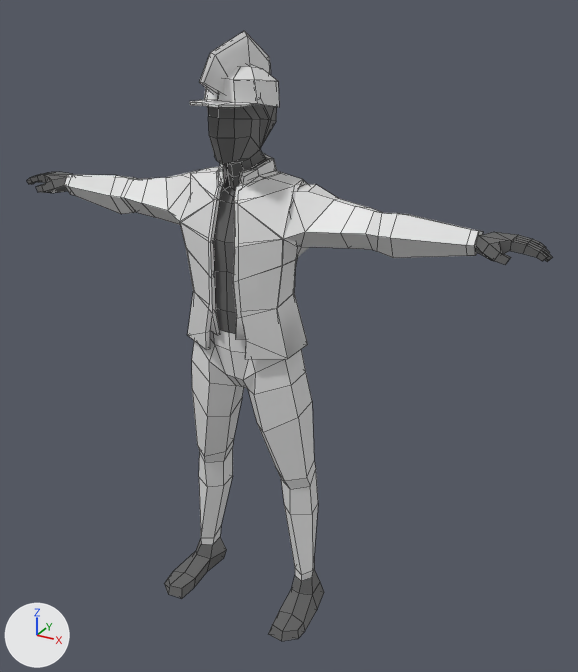
The Blender file Blender/final.blend, before and after one commit.
The view is the same before and after, from a 50 mm lens placed at (121.0, -196.7, 195.0), pointed at (11.0, 3.2, 95.1). The lights are fixed; the arrows at lower left show +X, +Y and +Z. Mesh edges are drawn as thin lines.

Script lines for the objects in view, before the commit:
```python
ob_cap = bpy.data.objects.new('Cap', me_cap)
ob_cap.location = (0.0, -4.2, 165.0)
ob_hair_1 = bpy.data.objects.new('Hair 1', me_hair_1)
ob_hair_1.location = (0.0, 0.0, 0.0)
ob_hair_1.rotation_euler = (1.571, 0.0, 0.0)  # degrees (90, 0, 0)
ob_hair_2 = bpy.data.objects.new('Hair 2', me_hair_2)
ob_hair_2.location = (0.0, 0.0, 0.0)
ob_hair_2.rotation_euler = (1.571, 0.0, 0.0)  # degrees (90, 0, 0)
ob_jacket = bpy.data.objects.new('Jacket', me_jacket)
ob_jacket.location = (0.0, 0.0, 0.0)
ob_jacket.rotation_euler = (1.571, 0.0, 0.0)  # degrees (90, 0, 0)
ob_male = bpy.data.objects.new('Male', me_male)
ob_male.location = (0.0, 0.0, 0.0)
ob_male.rotation_euler = (1.571, 0.0, 0.0)  # degrees (90, 0, 0)
ob_vest = bpy.data.objects.new('Vest', me_vest)
ob_vest.location = (0.0, 0.0, 0.0)
ob_vest.rotation_euler = (1.571, 0.0, 0.0)  # degrees (90, 0, 0)
```
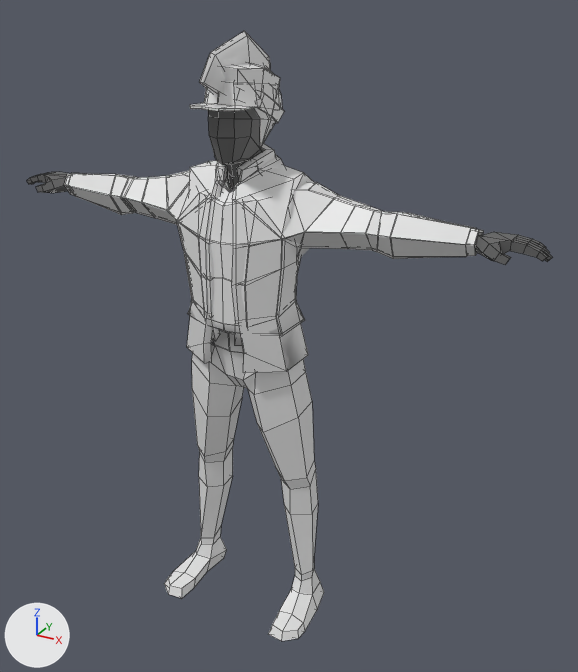
The newer file is also rescaled (x0.0121), turned or shifted as a whole; pictures and numbers use the older file's frame.

Pixel boxes [x1, y1, x2, y2] of what changed, in the pictures (578 x 672 px):
'Jacket', reshaped: before [64, 164, 483, 340]; after [64, 165, 483, 346]
'Vest', reshaped (12% taller): before [180, 153, 308, 359]; after [178, 143, 313, 373]
'Sweater', added: after [173, 176, 482, 336]
'Hoodie', added: after [68, 154, 476, 353]
'Cap', moved: before [190, 64, 279, 108]; after [190, 80, 279, 111]
'Hair 3', added: after [221, 64, 280, 149]
'Hair 1', recoloured: [252, 104, 277, 149] in both
'Hat', added: after [250, 63, 284, 123]
part 2 of me_male, recoloured (grey to white): [165, 537, 324, 641] in both

Patch to the scene script:
```diff
--- a/Blender/final.blend.py
+++ b/Blender/final.blend.py
@@ me_jacket @@
 # used by ob_jacket; location = (0.0, 0.0, 0.0); rotation_euler = (1.571, 0.0, 0.0), in degrees (90, 0, 0)
-me_jacket.from_pydata(...)  # 274 vertices, 282 faces; spans x -68.5..68.5, y 99.4..150.6, z -10.3..16.6
+me_jacket.from_pydata(...)  # 274 vertices, 282 faces; spans x -68.5..68.5, y 97.6..151.5, z -11.9..17.3
+# me_jacket part 1: 133 of 274 vertices moved; they spanned x -68.5..68.5, y 99.4..150.6, z -10.3..16.6 and now span x -68.5..68.5, y 97.6..151.5, z -11.9..17.3; mean shift (0.0, 0.0, -0.1); largest move (0.0, 136.7, -9.7) -> (-0.8, 137.0, -11.9)
 me_jacket.materials.append(mat_jacket)
@@ me_male @@
 me_male.from_pydata(...)  # 463 vertices, 468 faces; spans x -87.0..87.0, y -1.0..174.0, z -9.0..23.0
 # used by ob_male; location = (0.0, 0.0, 0.0); rotation_euler = (1.571, 0.0, 0.0), in degrees (90, 0, 0)
+# me_male part 2: all 44 faces centred in x -27.0..27.0, y -1.0..8.0, z -3.0..22.0 switch from mat_skin (dark grey #646464) to mat_jacket (white #e7e7e7)
 me_male.materials.append(mat_shirt)
@@ me_hair_1 @@
 me_hair_1.from_pydata(...)  # 30 vertices, 24 faces; spans x -9.3..9.3, y 153.2..174.2, z -6.4..14.6
-me_hair_1.materials.append(mat_hair_001)  # dark grey #646464
@@ me_vest @@
 # used by ob_vest; location = (0.0, 0.0, 0.0); rotation_euler = (1.571, 0.0, 0.0), in degrees (90, 0, 0)
-me_vest.from_pydata(...)  # 146 vertices, 160 faces; spans x -18.9..18.9, y 94.0..151.0, z -10.6..16.0
-me_vest.materials.append(mat_vest)  # white #e7e7e7
+me_vest.from_pydata(...)  # 146 vertices, 154 faces; spans x -18.9..18.9, y 90.2..153.6, z -12.2..17.4
+# me_vest part 3: the whole mesh is rebuilt
@@ ob_cap @@
 ob_cap = bpy.data.objects.new('Cap', me_cap)
-ob_cap.location = (0.0, -4.2, 165.0)
+ob_cap.location = (0.0, -4.3, 164.1)
@@ ob_hair_3 @@
+ob_hair_3 = bpy.data.objects.new('Hair 3', me_hair_3)  # 35 vertices, 27 faces; spans x -9.3..9.3, y 153.2..176.0, z -7.0..16.5
+ob_hair_3.location = (0.0, 0.0, 0.0)
+ob_hair_3.rotation_euler = (1.571, 0.0, 0.0)  # degrees (90, 0, 0)
@@ ob_sweater @@
+ob_sweater = bpy.data.objects.new('Sweater', me_sweater)  # 312 vertices, 328 faces; spans x -68.5..68.5, y 92.3..147.4, z -12.4..16.7
+ob_sweater.location = (0.0, 0.0, 0.0)
+ob_sweater.rotation_euler = (1.571, 0.0, 0.0)  # degrees (90, 0, 0)
@@ ob_hat @@
+ob_hat = bpy.data.objects.new('Hat', me_hat)  # 92 vertices, 92 faces; spans x -9.3..9.3, y -11.4..13.3, z -8.4..10.3
+ob_hat.location = (0.0, -3.4, 165.8)
@@ ob_hoodie @@
+ob_hoodie = bpy.data.objects.new('Hoodie', me_hoodie)  # 340 vertices, 358 faces; spans x -68.5..68.5, y 92.3..153.1, z -14.1..16.7
+ob_hoodie.location = (0.0, 0.0, 0.0)
+ob_hoodie.rotation_euler = (1.571, 0.0, 0.0)  # degrees (90, 0, 0)
```
